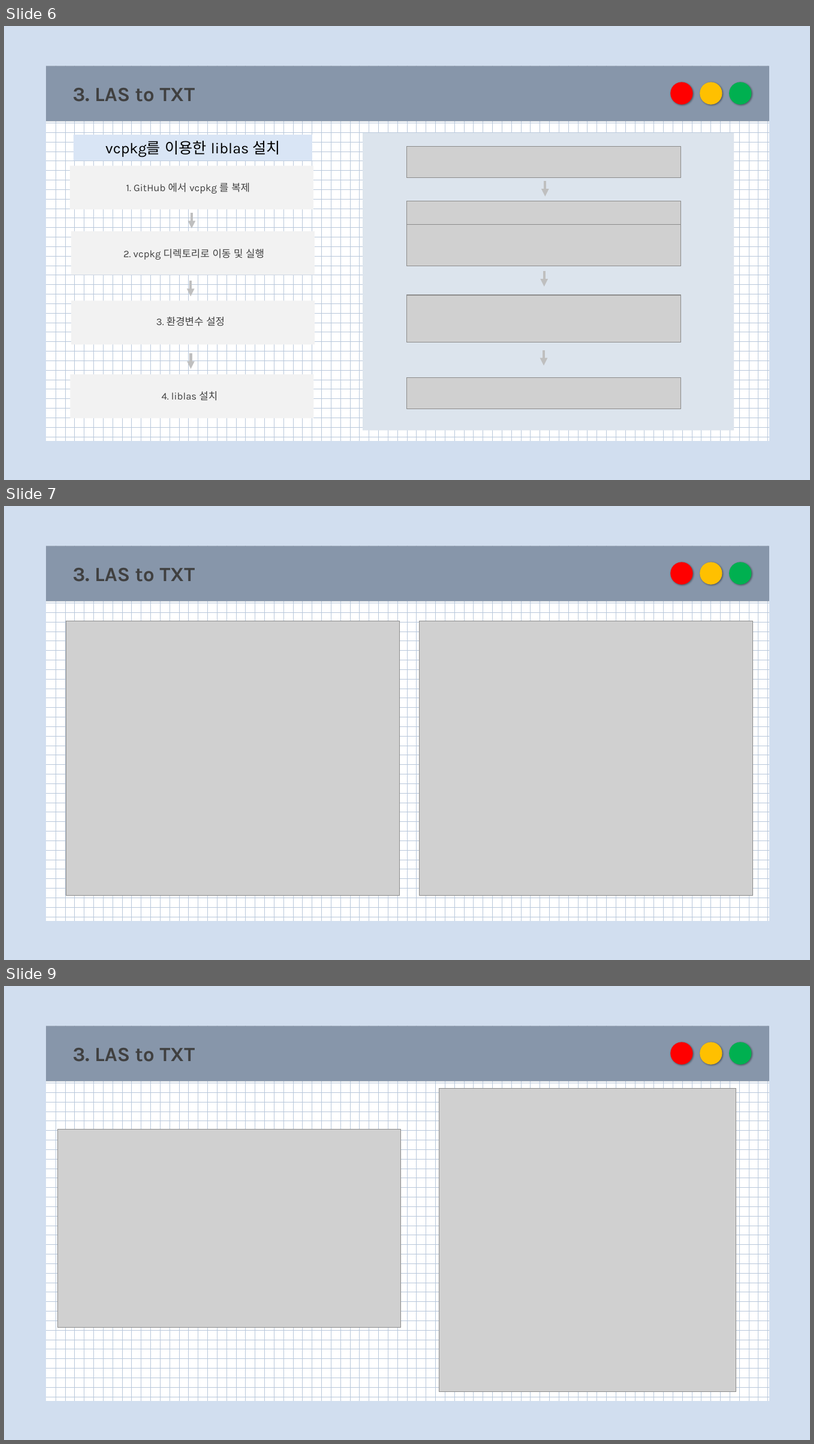
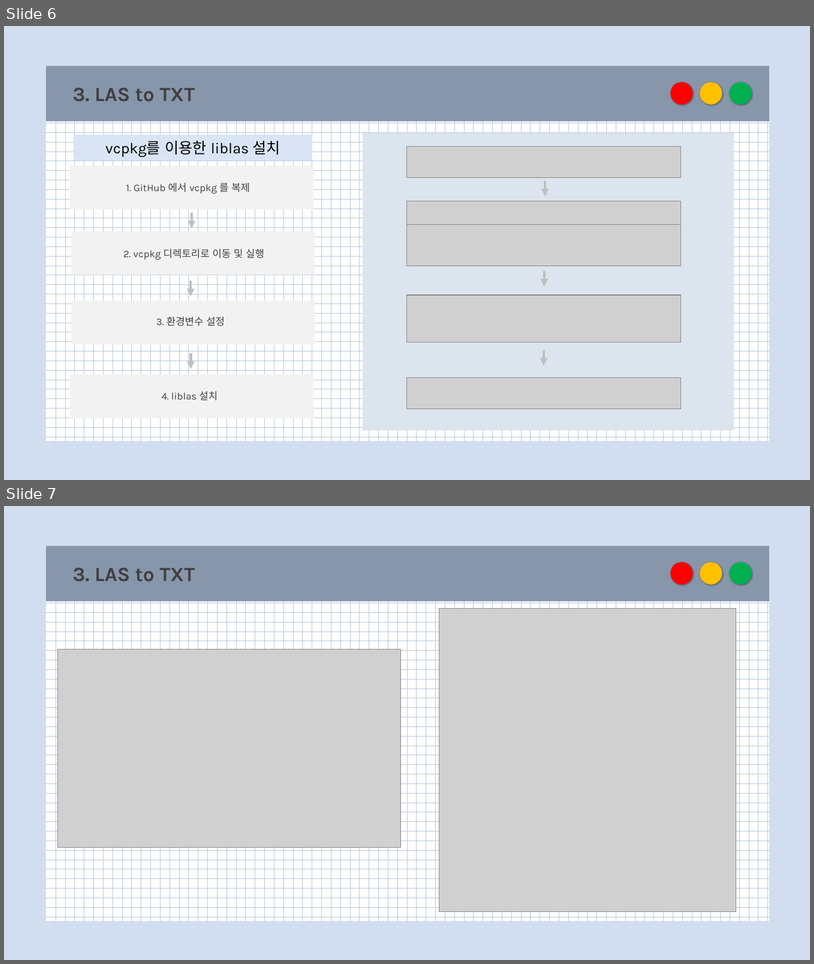
Before and after one commit to special0125/cpp, a slide deck: ppt/Las_20231222_윤기태.pptx. Shown one above the other, each under a label of ours: slides 6, 7 and 9 before the commit, slides 6 and 7 after it; the slides between them are not shown. The pictures are 814x1444 and 814x964 pixels, drawn with LibreOffice and Linux fonts; fonts in the diff are those of the drawing; grey boxes stand for pictures. Boxes give left, top, right and bottom in pixels: in the first picture for what was removed or moved away, otherwise in the second. Text is boxed around its words. In the diff, an @@ line names an element or a change of style, - is before the commit and + after.

```diff
--- a/ppt/Las_20231222_윤기태.pptx
+++ b/ppt/Las_20231222_윤기태.pptx
@@ slide 7 removed at [4,506,810,960], background #D1DEEF @@
@@ rectangle removed at [47,546,770,921] @@
@@ rectangle removed at [47,546,770,601] @@
@@ text removed at [73,568,195,582] @@
-3. LAS to TXT
@@ ellipse removed at [671,562,693,585] @@
@@ ellipse removed at [700,562,723,585] @@
@@ ellipse removed at [730,562,752,585] @@
@@ picture removed at [66,621,399,895] @@
@@ picture removed at [420,621,753,895] @@
@@ what was slide 9 is now slide 7 @@
```
Also in this commit, not shown: 1 other slide removed.
